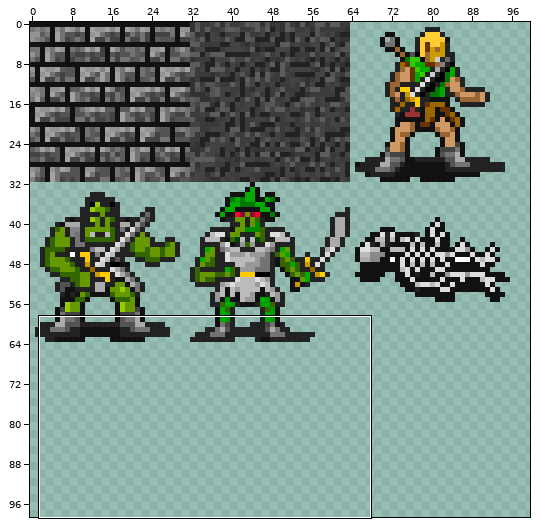
File history of a sprite sheet, CSharpRogueTutorial/CSharpRogueTutorial/Tileset.png. The first picture is a wide view before the edit; the outline marks the close-up.
Close-up. As it was:
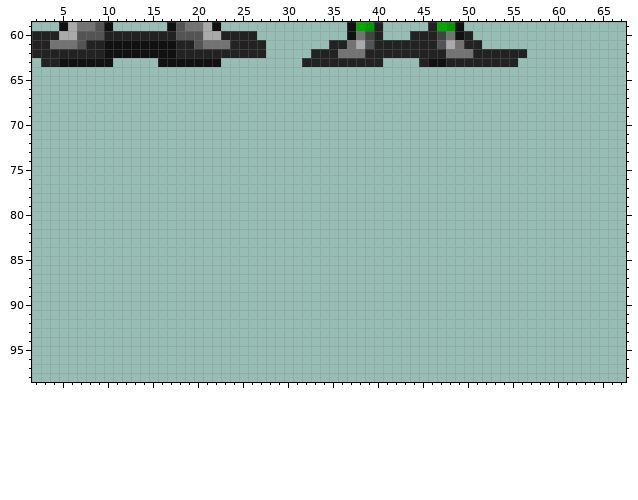
The file is 128x128 pixels. Colours within 5 levels of each other are drawn and written as one. Shown: x 2..67, y 59..98. The wide view leaves out empty margins.
And afterwards:
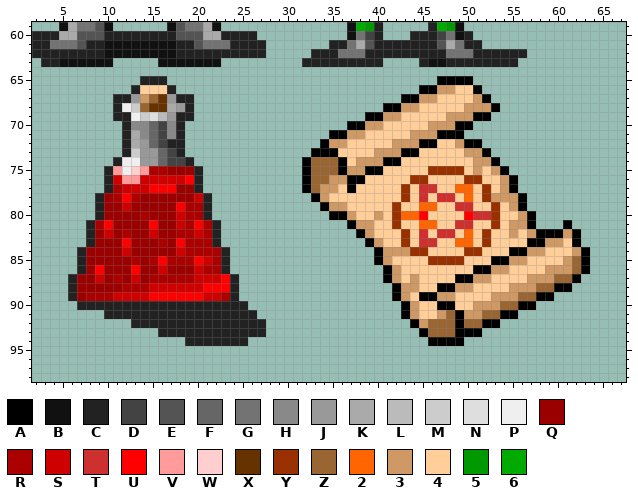
Palette (. is transparent): A #000000  B #111111  C #222222  D #434343  E #545454  F #666666  G #737373  H #898989  J #999999  K #aaaaaa  L #bbbbbb  M #cccccc  N #dedede  P #efefef  Q #9b0000  R #ab0000  S #cf0000  T #ce3030  U #ff0000  V #ff9b9b  W #ffcfcf  X #663300  Y #993000  Z #996633  2 #ff6500  3 #ce9965  4 #ffce99  5 #009900  6 #00aa00
The exact change:
Changed rows in their new state; - is an unchanged pixel.
first column x 6:
65 --------CCC------------------------------AAAA-------------
66 -------C444C---------------------------AA3344A------------
67 -----CCJ3ZXJCC-----------------------AA3344443A-----------
68 -----CPMZXXKJC---------------------AA3344444333A----------
69 -----CCPMNLJCC-------------------AA3344444333AA-----------
70 ------CHHFDHC------------------AA3344444333AA-------------
71 ------CKHFDHC----------------AA3344444333AAA--------------
72 ------CKJFDCC---------------A3344444333AA443AA------------
73 ------CMJJFDC--------------AAA4444333AA4444433A-----------
74 -----CPPJJFDDC------------AZZZA4333AA4444444433A----------
75 ----CVPWVRRQQQC-----------AZZZA33AA44444YYYY4343A---------
76 ----CSVVSSSSSUC-----------AZZ33AA44444YY4444YY443A--------
77 ----CRSSSUUUQQC-----------AZ334A44444Y4TT44224Y43A--------
78 ---CQRURQQQQQQSC-----------A344444444Y4T4TT424Y333A-------
79 ---CQQSQQQQQURRC------------A3344444Y442244TT44Y43A-------
80 ---CQQQQRQQQSRRC-------------AA34434Y22U4444UTTY443A------
81 --CRUQQQQUQQSRURC--------------A3344Y442244TT44Y433A---A--
82 --CQSQRQQSQQRRSRC---------------A3444Y4T4TT424Y44343AAA3A-
83 --CQQQUQQQRQURRRC----------------A344Y4TT44224Y4444AA334A-
84 -CQQQQSQQQQQSRRRRC----------------A333YY4444YY444AA334443A
85 -CQQQQQRQRURRRUSRC----------------A34444YYYY444AA3344443ZA
86 -CQUQQQUQQSQQQSRRC-----------------A344444444AA334444333ZA
87 CQQSQRQSQRRRRRSSSUC----------------A3434444AA334444333ZZA-
88 CQQQQQRRRSSSSSSUUUC-----------------A3344AA334444333ZZAA--
89 CQRRRSSSSUUUUUUSSRC-----------------A34AA334444333ZZAA----
90 -CCCCCCCCCCCCCCCCCCC-----------------A344AA44333ZZAA------
91 ----CCCCCCCCCCCCCCCCC----------------A3443ZA33ZZAA--------
92 -------CCCCCCCCCCCCCCC----------------A3ZZZAZZAA----------
93 ----------CCCCCCCCCCCC-----------------AZZZAAA------------
94 -------------CCCCCCC--------------------AAAA--------------
Boxes around the changes in both close-ups, in picture pixels (x1, y1, x2, y2):
added: (68, 76, 266, 346)
added: (302, 76, 590, 346)
